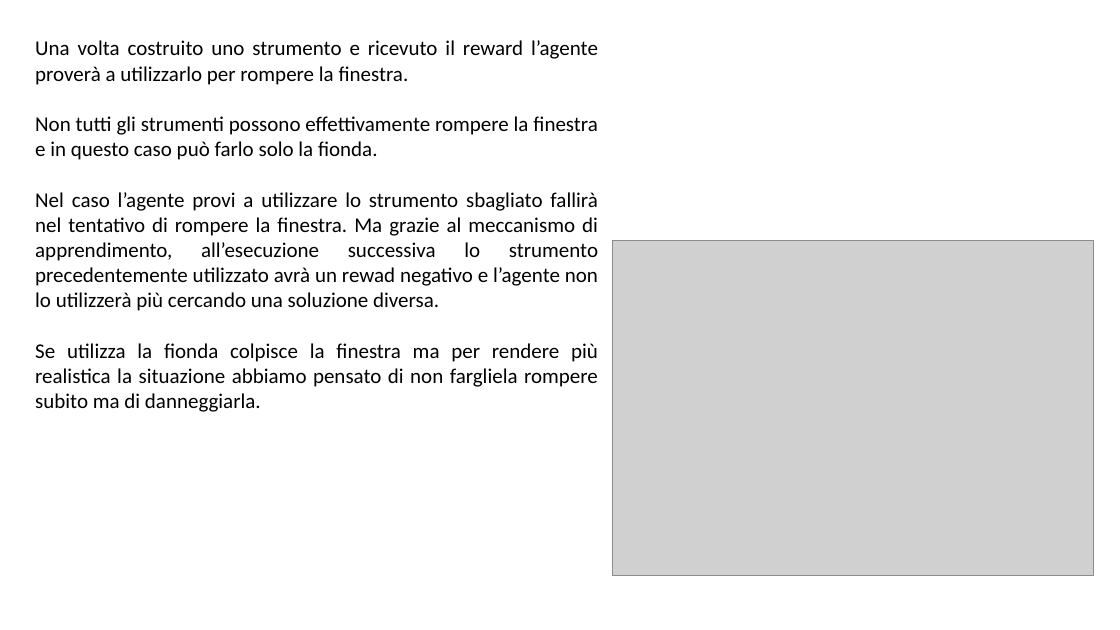
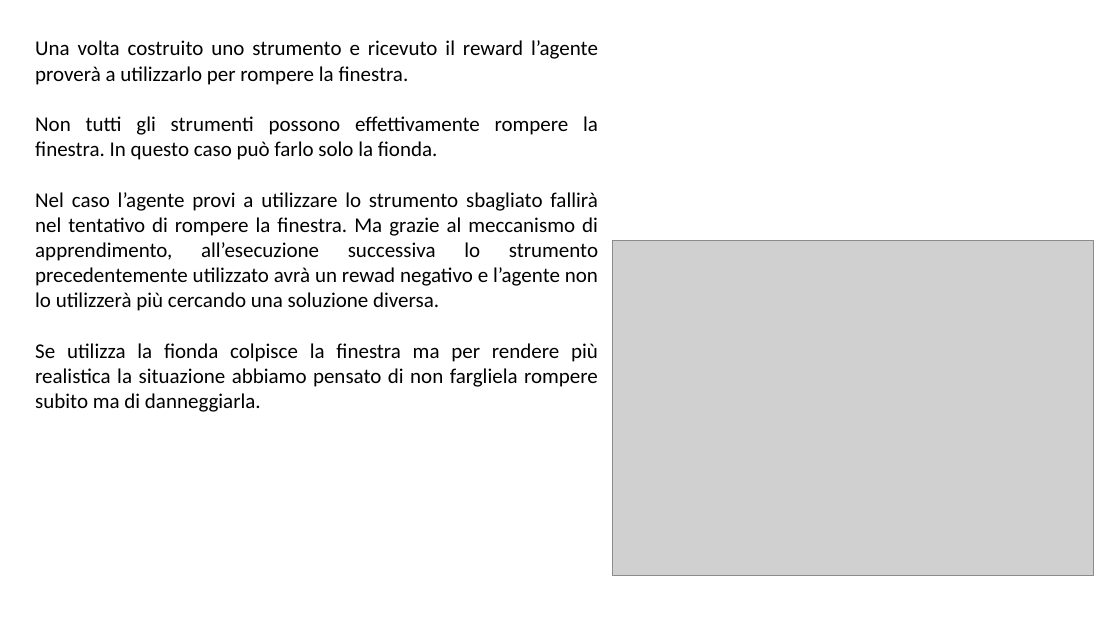
Before and after one commit to giargiapower/prolog-clingo-clips-soar, a slide deck: slide 6 of Presentazioni/Presentazione_soar.pptx. Drawn at 1120x630 pixels with LibreOffice and Linux fonts; fonts in the diff are those of the drawing; grey boxes stand for pictures. Boxes give left, top, right and bottom in pixels: in the first picture for what was removed or moved away, otherwise in the second. Text is boxed around its words. In the diff, an @@ line names an element or a change of style, - is before the commit and + after.

```diff
--- a/Presentazioni/Presentazione_soar.pptx
+++ b/Presentazioni/Presentazione_soar.pptx
@@ text at (x1=35, y1=116, x2=598, y2=160): text changed @@
-Non tutti gli strumenti possono effettivamente rompere la finestra e in questo caso può farlo solo la fionda.
+Non tutti gli strumenti possono effettivamente rompere la finestra. In questo caso può farlo solo la fionda.
```
Also in this commit, not shown: 7 other slides changed.
